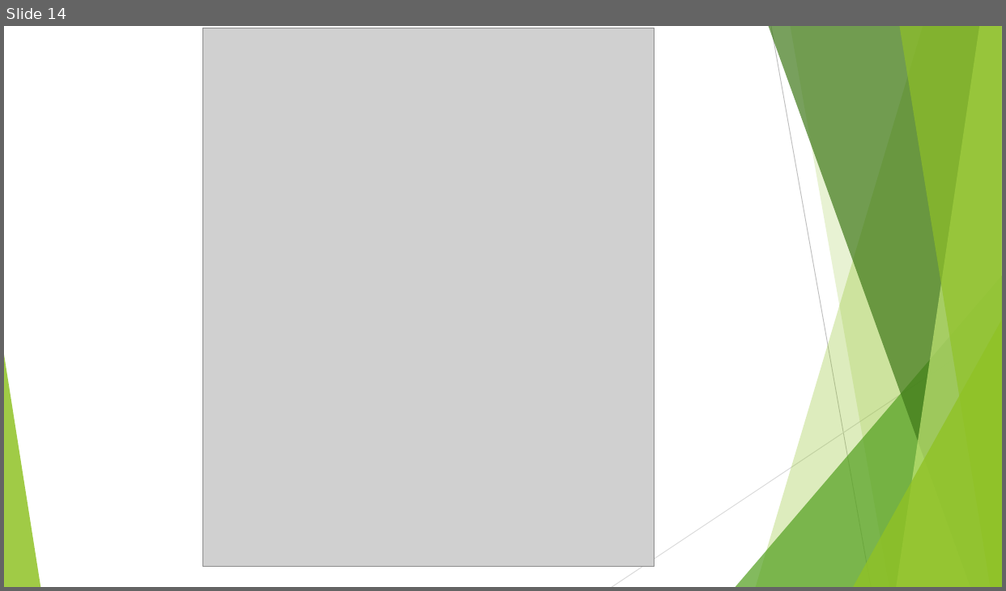
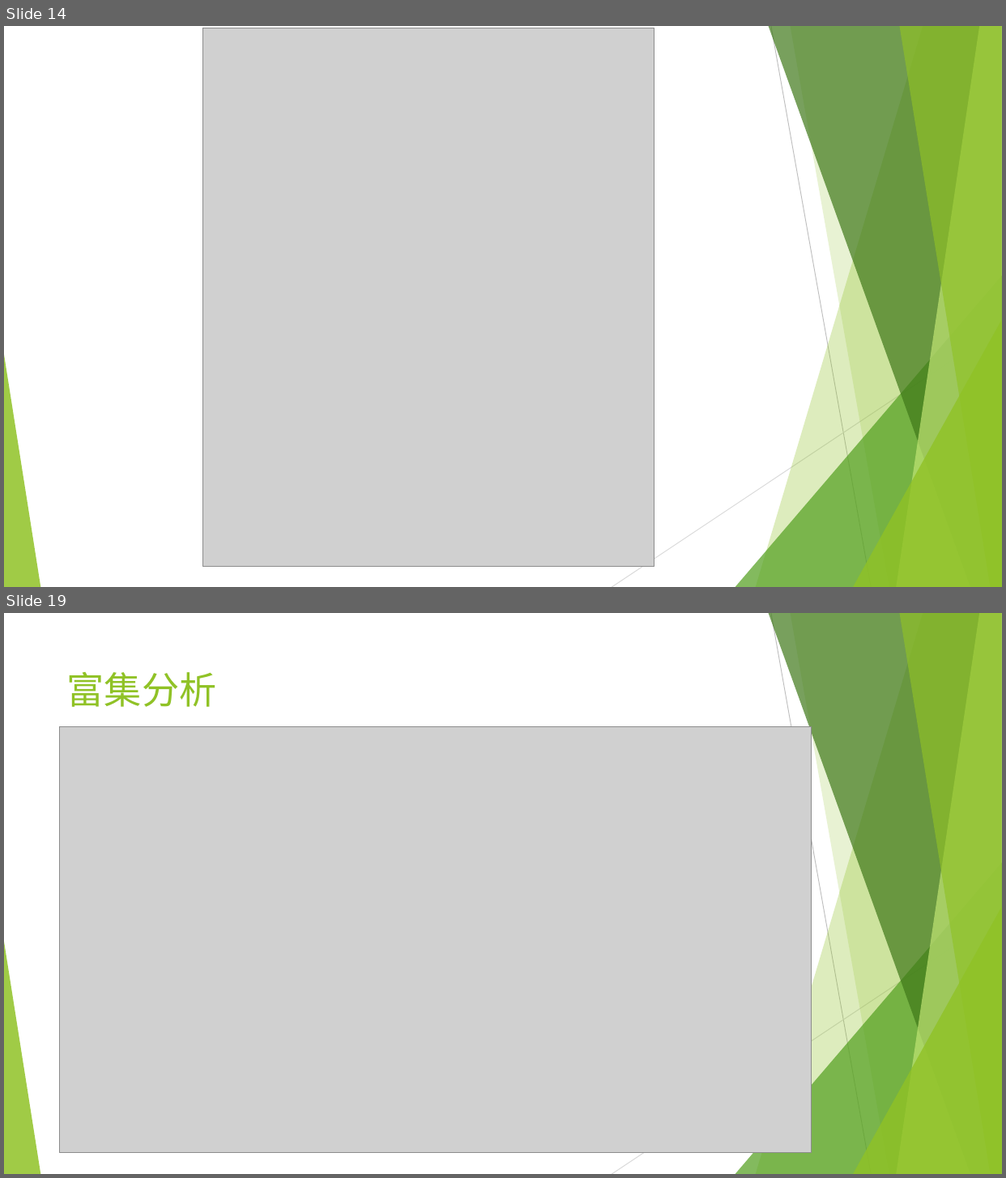
Before and after one commit to marinajacks/reptilian, a slide deck: medicine/docs/研究文档/分子对接论文/网络药理学半自动化系统_修改1.pptx. Shown one above the other, each under a label of ours: slide 14 before the commit, slides 14 and 19 after it; the slides between them are not shown. The pictures are 1006x591 and 1006x1178 pixels, drawn with LibreOffice and Linux fonts; fonts in the diff are those of the drawing; grey boxes stand for pictures. Boxes give left, top, right and bottom in pixels: in the first picture for what was removed or moved away, otherwise in the second. Text is boxed around its words. In the diff, an @@ line names an element or a change of style, - is before the commit and + after.

```diff
--- a/medicine/docs/研究文档/分子对接论文/网络药理学半自动化系统_修改1.pptx
+++ b/medicine/docs/研究文档/分子对接论文/网络药理学半自动化系统_修改1.pptx
@@ slide 19 added at box(4, 613, 1002, 1174), background #FFFFFF; not listed: 10 template elements that a slide beside it also shows @@
@@ title added at box(67, 672, 217, 707), 36 pt, text #90C226 @@
+富集分析
@@ picture added at box(59, 726, 811, 1152) @@
```
Also in this commit, not shown: 4 other slides added, 9 other files.
